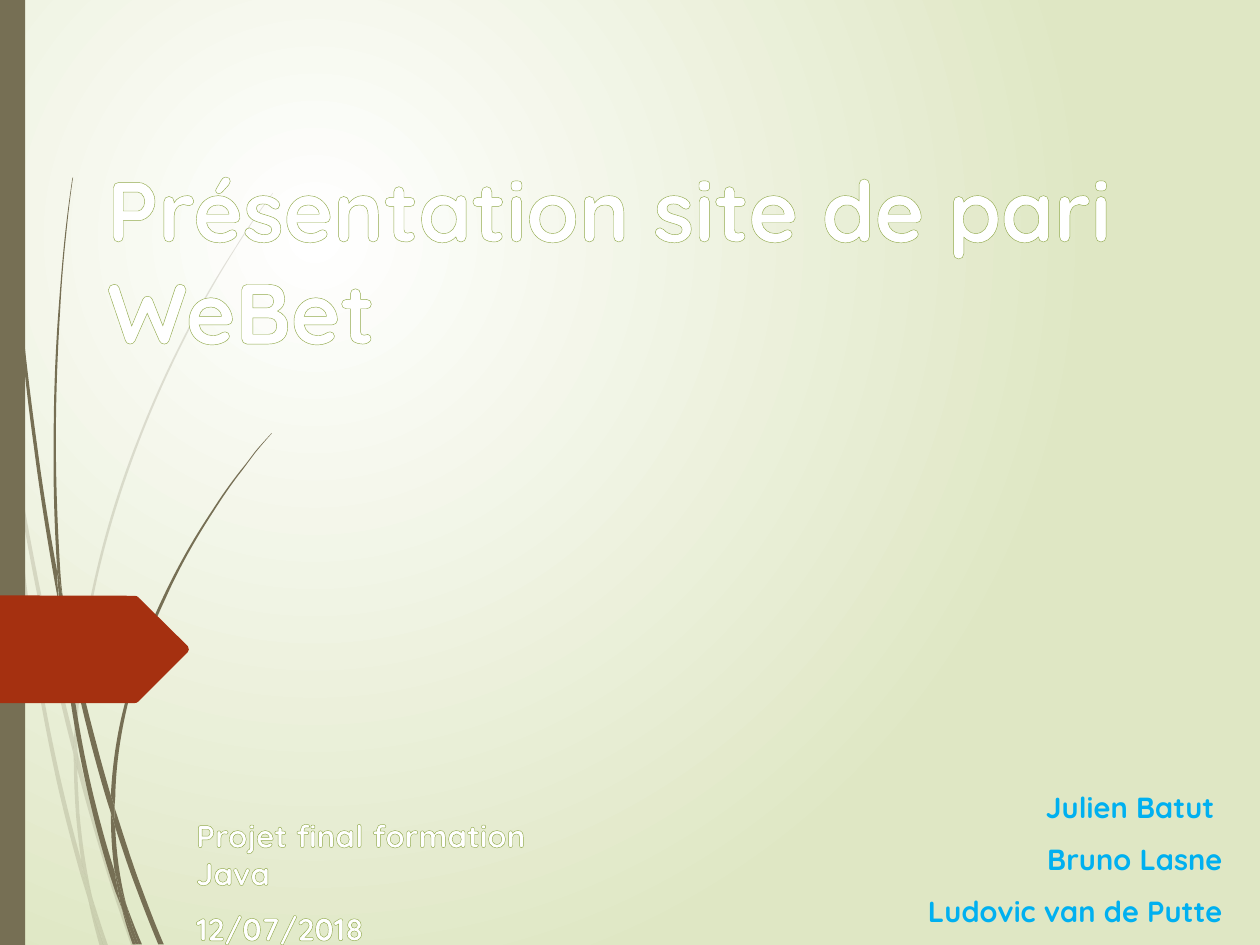
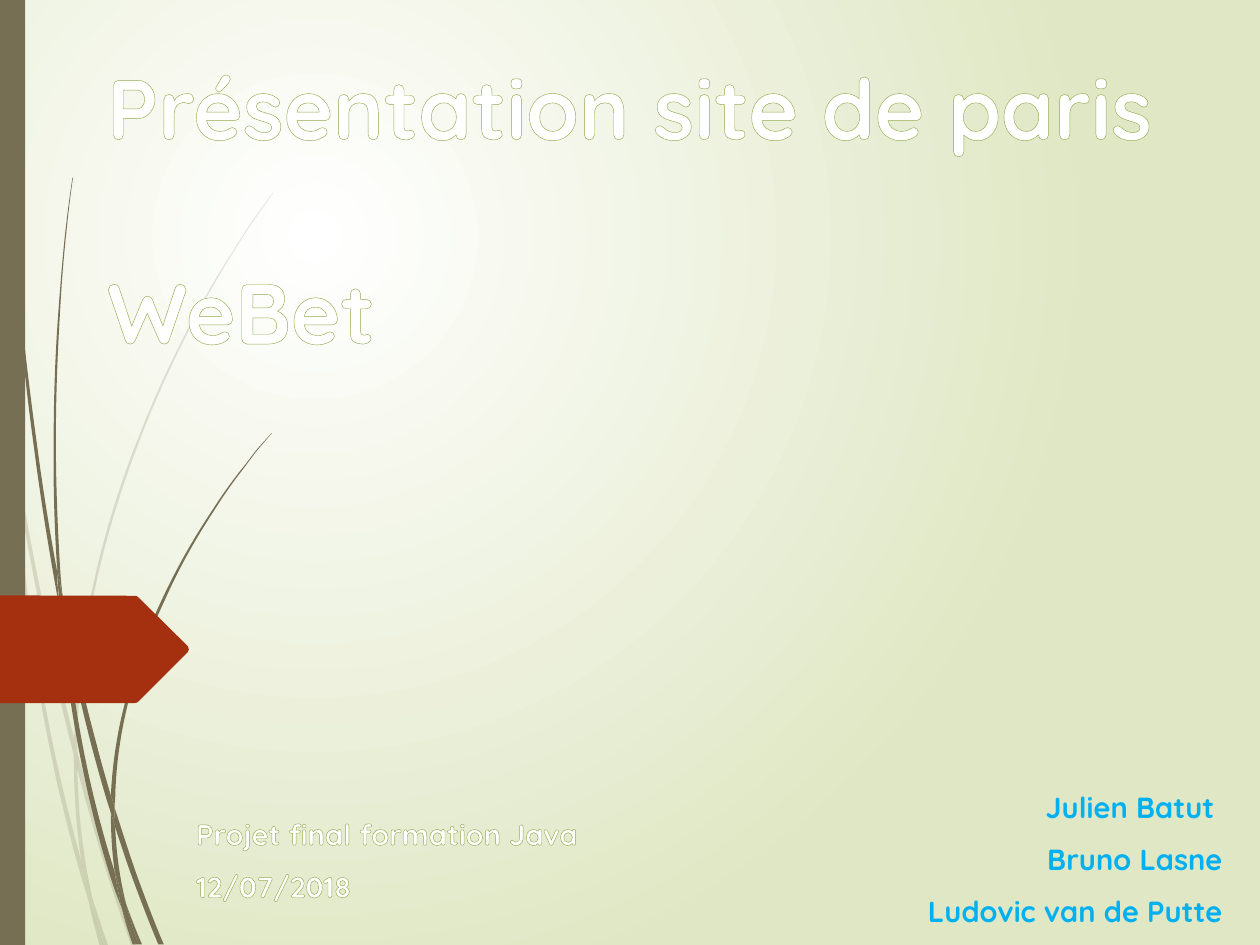
Before and after one commit to LudoRoot/WeBet_JBL, a slide deck: slide 1 of Présentation/Présentation WeBet_JBL.pptx. Drawn at 1260x945 pixels with LibreOffice and Linux fonts; fonts in the diff are those of the drawing; background and template pictures are left out. Boxes give left, top, right and bottom in pixels: in the first picture for what was removed or moved away, otherwise in the second. Text is boxed around its words. In the diff, an @@ line names an element or a change of style, - is before the commit and + after.

```diff
--- a/Présentation/Présentation WeBet_JBL.pptx
+++ b/Présentation/Présentation WeBet_JBL.pptx
@@ title at (107,75,1152,345): text changed @@
-Présentation site de pari
-WeBet
+Présentation site de paris
+WeBet
@@ subtitle "Projet final formation Java" at (196,823,577,902): size 18 to 16.6 pt @@
```
Also in this commit, not shown: 5 other slides changed, 1 slide added, 2 other files.
